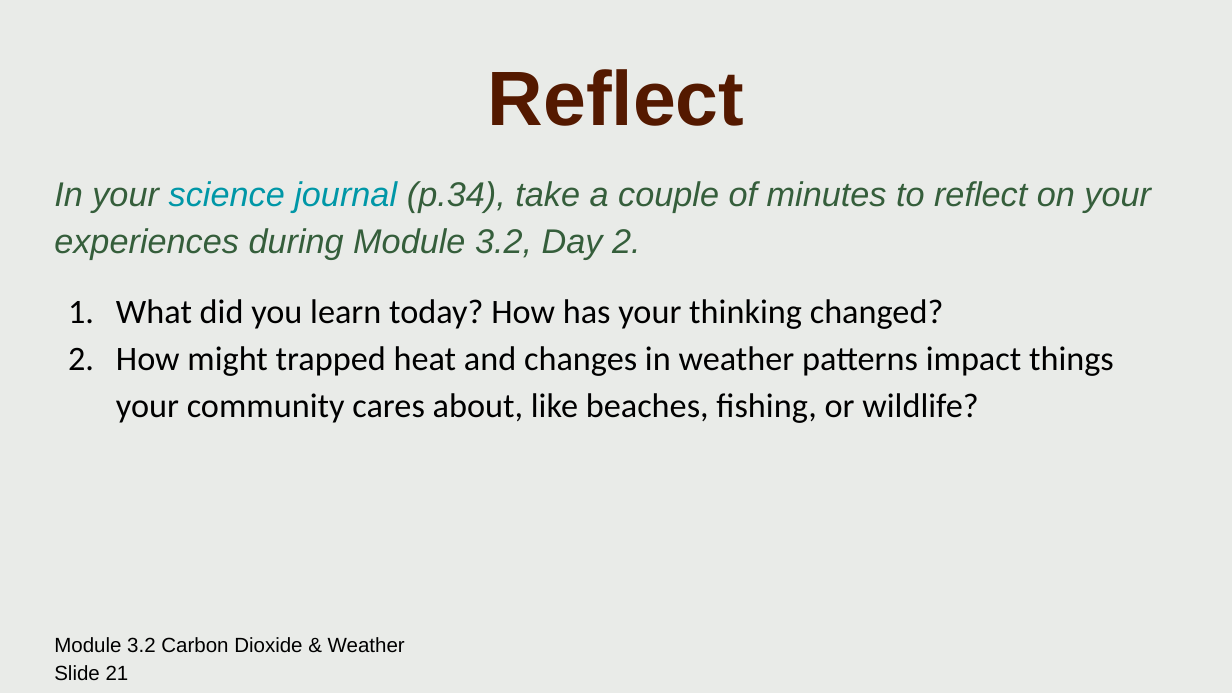
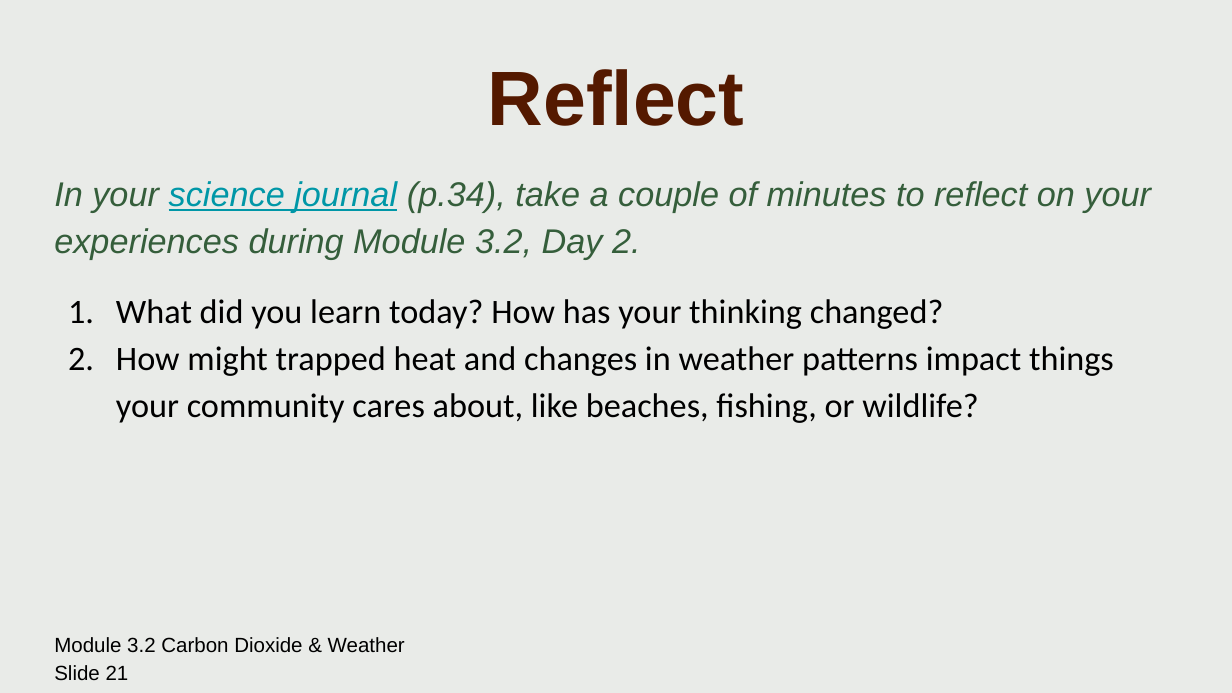
Before and after one commit to camhanguyen/aiscicomm-website, a slide deck: slide 21 of src/curriculum/lesson_3.2.pptx. Drawn at 1232x693 pixels with LibreOffice and Linux fonts; fonts in the diff are those of the drawing. Boxes give left, top, right and bottom in pixels: in the first picture for what was removed or moved away, otherwise in the second. Text is boxed around its words. In the diff, an @@ line names an element or a change of style, - is before the commit and + after.

```diff
--- a/src/curriculum/lesson_3.2.pptx
+++ b/src/curriculum/lesson_3.2.pptx
@@ text "In your science journal (p.34), ..." at [54, 181, 1151, 259]: underline on in "science journal" @@
```
Also in this commit, not shown: 3 other slides changed, 7 other files.
